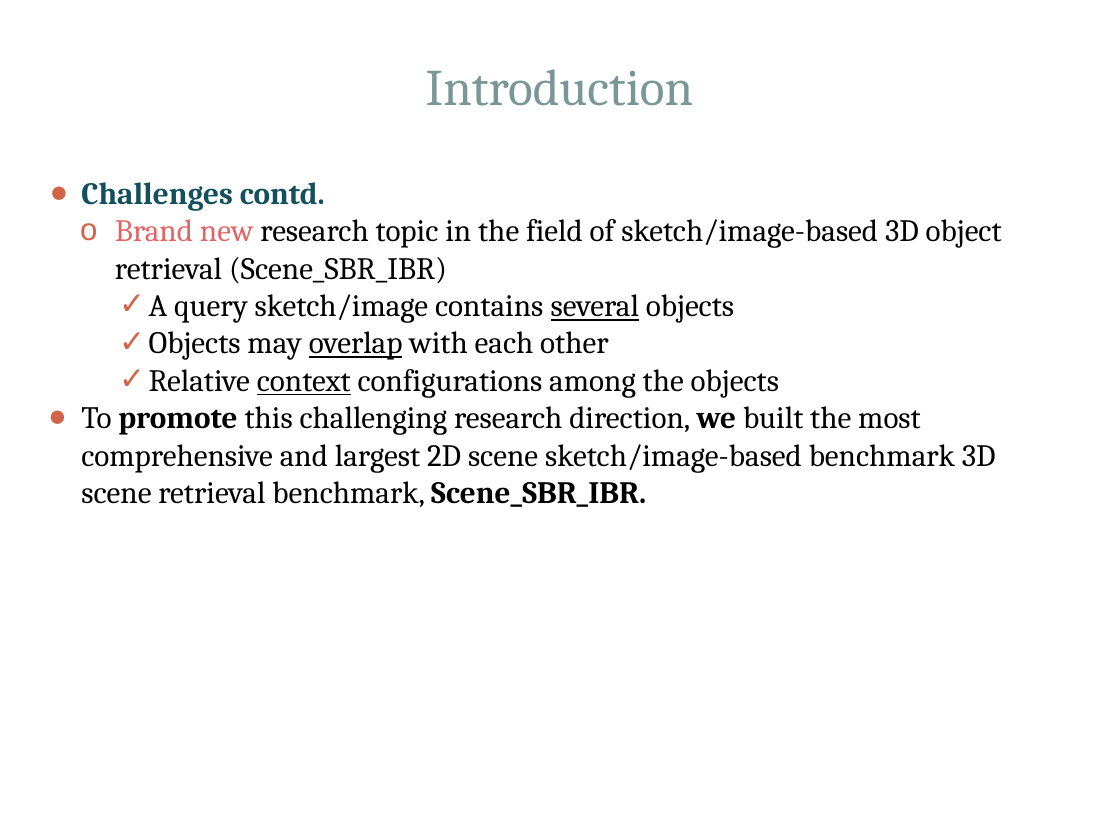
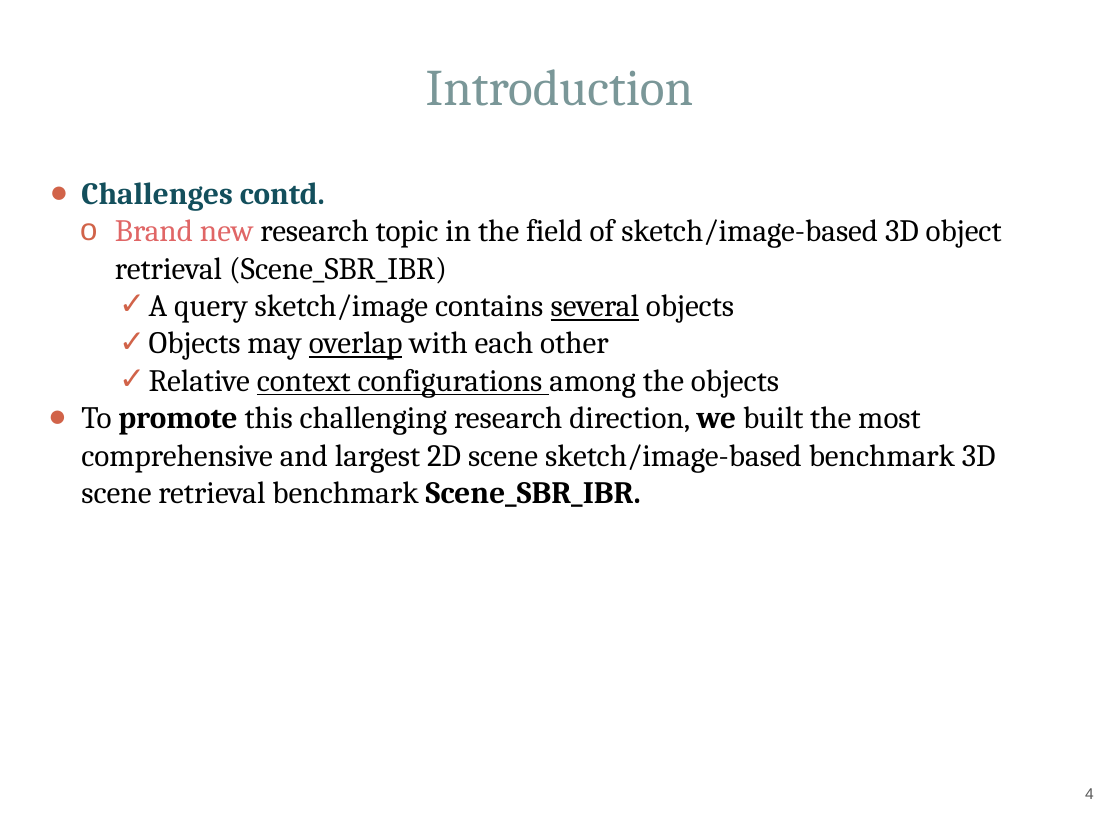
Before and after one commit to Hammania689/shrec_2019, a slide deck: slide 4 of mipr_slides/MIPR.pptx. Drawn at 1120x840 pixels with LibreOffice and Linux fonts; fonts in the diff are those of the drawing. Boxes give left, top, right and bottom in pixels: in the first picture for what was removed or moved away, otherwise in the second. Text is boxed around its words. In the diff, an @@ line names an element or a change of style, - is before the commit and + after.

```diff
--- a/mipr_slides/MIPR.pptx
+++ b/mipr_slides/MIPR.pptx
@@ text at box(149, 369, 779, 398): underline on in "configurations" @@
@@ text at box(81, 406, 996, 507): text changed @@
-● To promote this challenging research direction, we built the most comprehensive and largest 2D scene sketch/image-based benchmark 3D scene retrieval benchmark, Scene_SBR_IBR.
+● To promote this challenging research direction, we built the most comprehensive and largest 2D scene sketch/image-based benchmark 3D scene retrieval benchmark Scene_SBR_IBR.
@@ page number added at box(1085, 788, 1094, 799), 10 pt, text #595959 @@
+4
```
Also in this commit, not shown: 26 other slides changed, 2 slides added, 4 other files.
